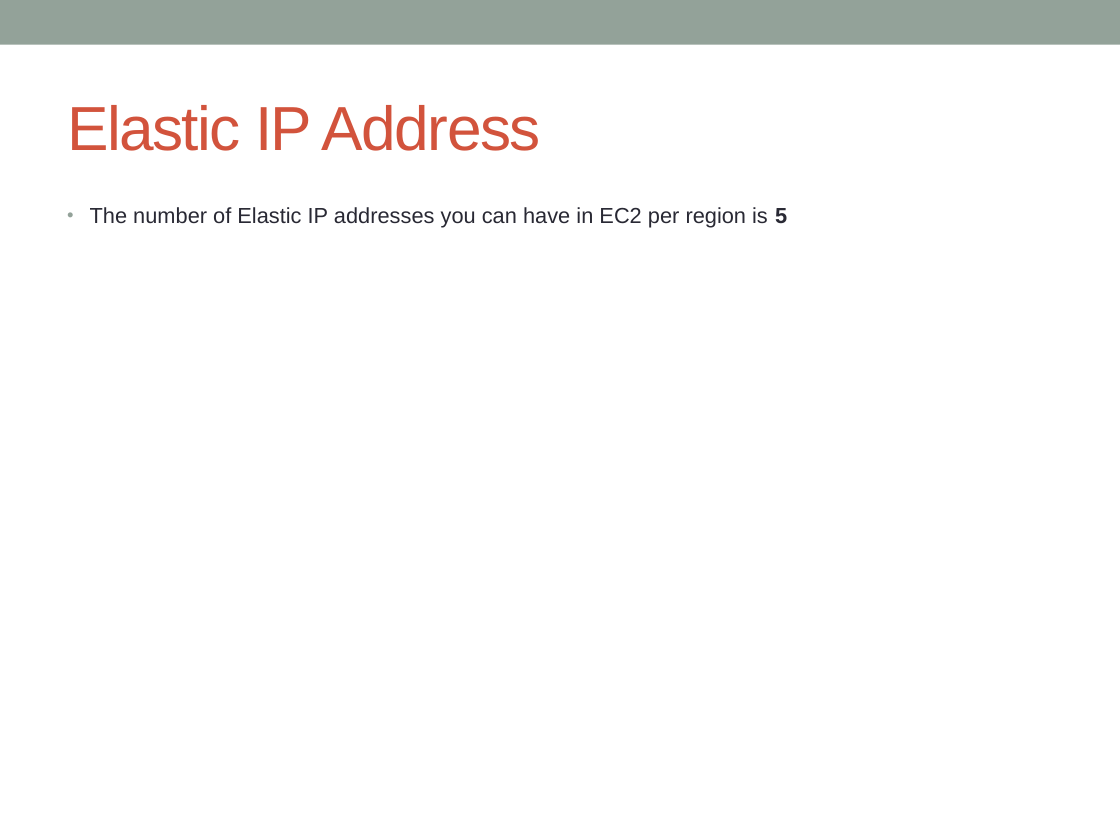
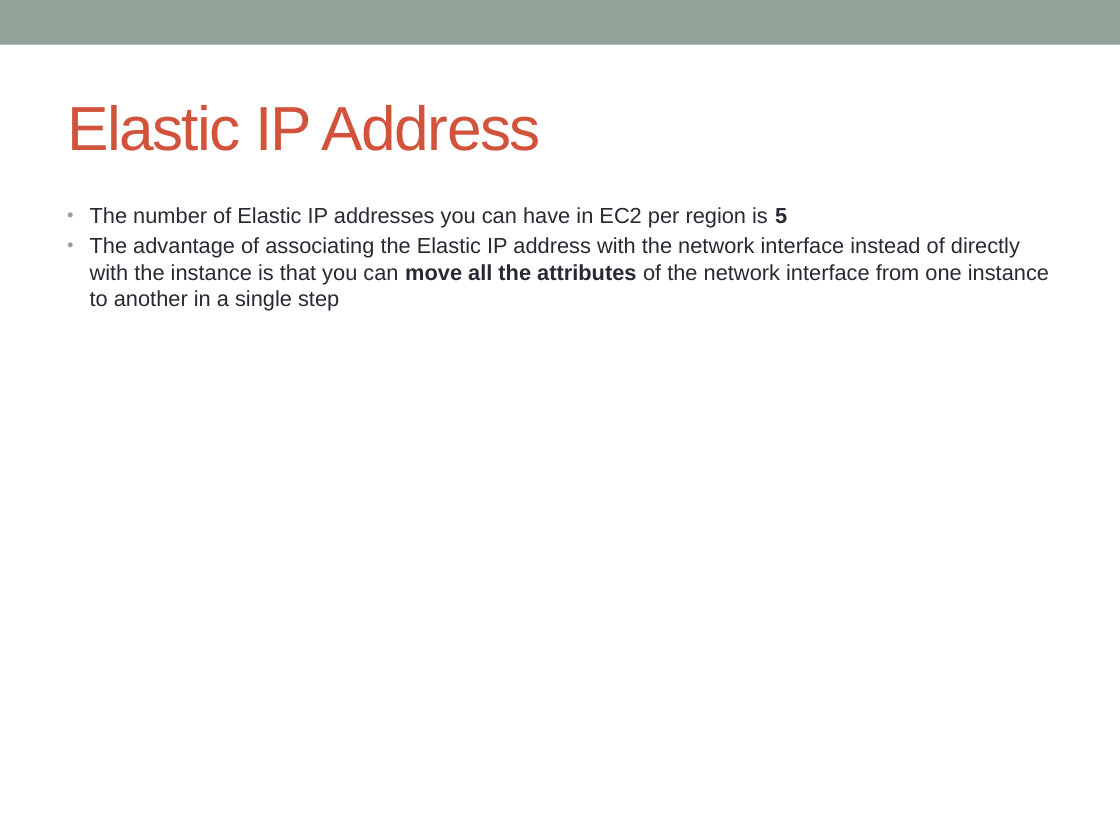
Before and after one commit to notionquest/ProjectDocumentation, a slide deck: slide 17 of AWS_Solution_Architect.pptx (slide 15 before the commit). Drawn at 1120x840 pixels with LibreOffice and Linux fonts; fonts in the diff are those of the drawing. Boxes give left, top, right and bottom in pixels: in the first picture for what was removed or moved away, otherwise in the second. Text is boxed around its words. In the diff, an @@ line names an element or a change of style, - is before the commit and + after.

```diff
--- a/AWS_Solution_Architect.pptx
+++ b/AWS_Solution_Architect.pptx
@@ text at bbox=[90, 237, 1049, 310]: paragraph added @@
+• The advantage of associating the Elastic IP address with the network interface instead of directly with the instance is that you can move all the attributes of the network interface from one instance to another in a single step
```
Also in this commit, not shown: 15 other slides changed, 17 slides added.
